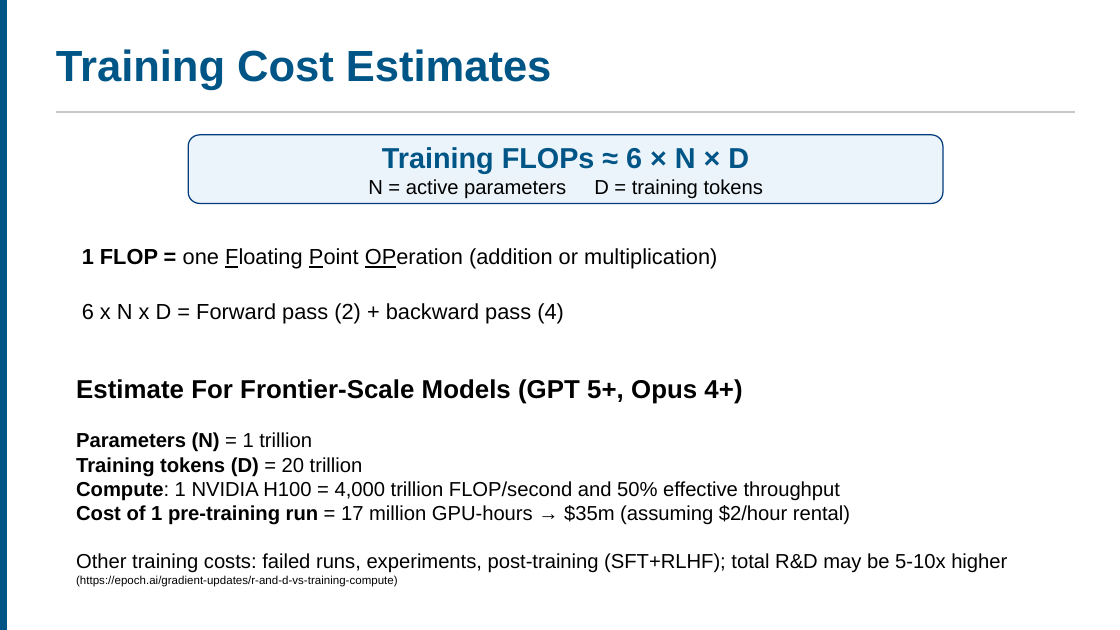
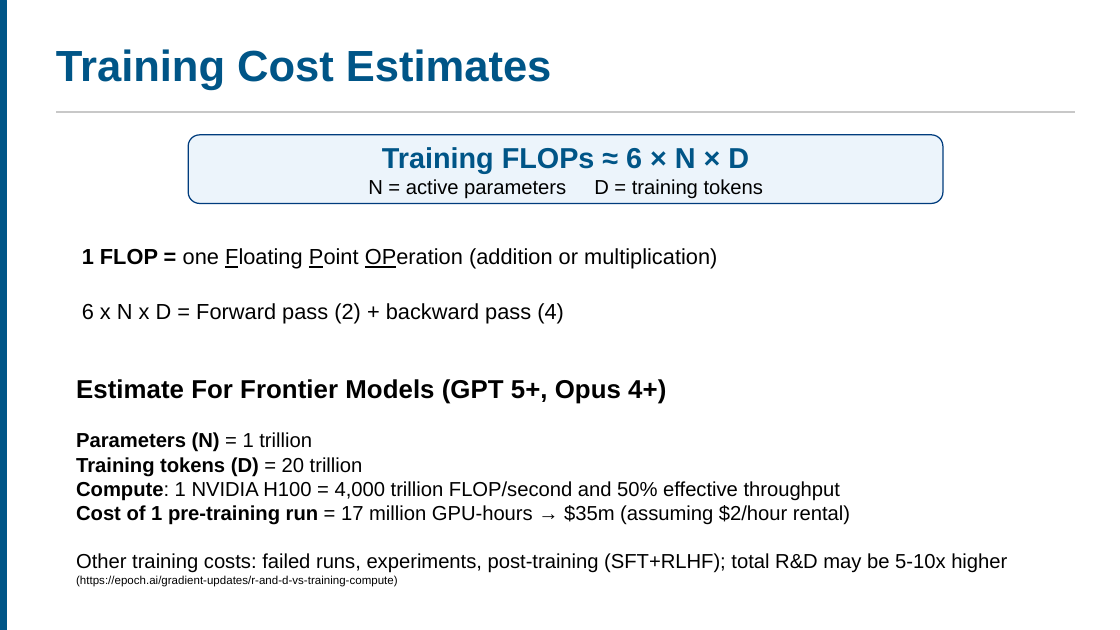
Before and after one commit to ucla-anderson-SSAI/SSAI, a slide deck: slide 42 of Slides/Week 7/Week7.pptx. Drawn at 1120x630 pixels with LibreOffice and Linux fonts; fonts in the diff are those of the drawing. Boxes give left, top, right and bottom in pixels: in the first picture for what was removed or moved away, otherwise in the second. Text is boxed around its words. In the diff, an @@ line names an element or a change of style, - is before the commit and + after.

```diff
--- a/Slides/Week 7/Week7.pptx
+++ b/Slides/Week 7/Week7.pptx
@@ text at box(76, 379, 666, 404): text changed @@
-Estimate For Frontier-Scale Models (GPT 5+, Opus 4+)
+Estimate For Frontier Models (GPT 5+, Opus 4+)
```
Also in this commit, not shown: 12 other slides changed, 2 other files.
